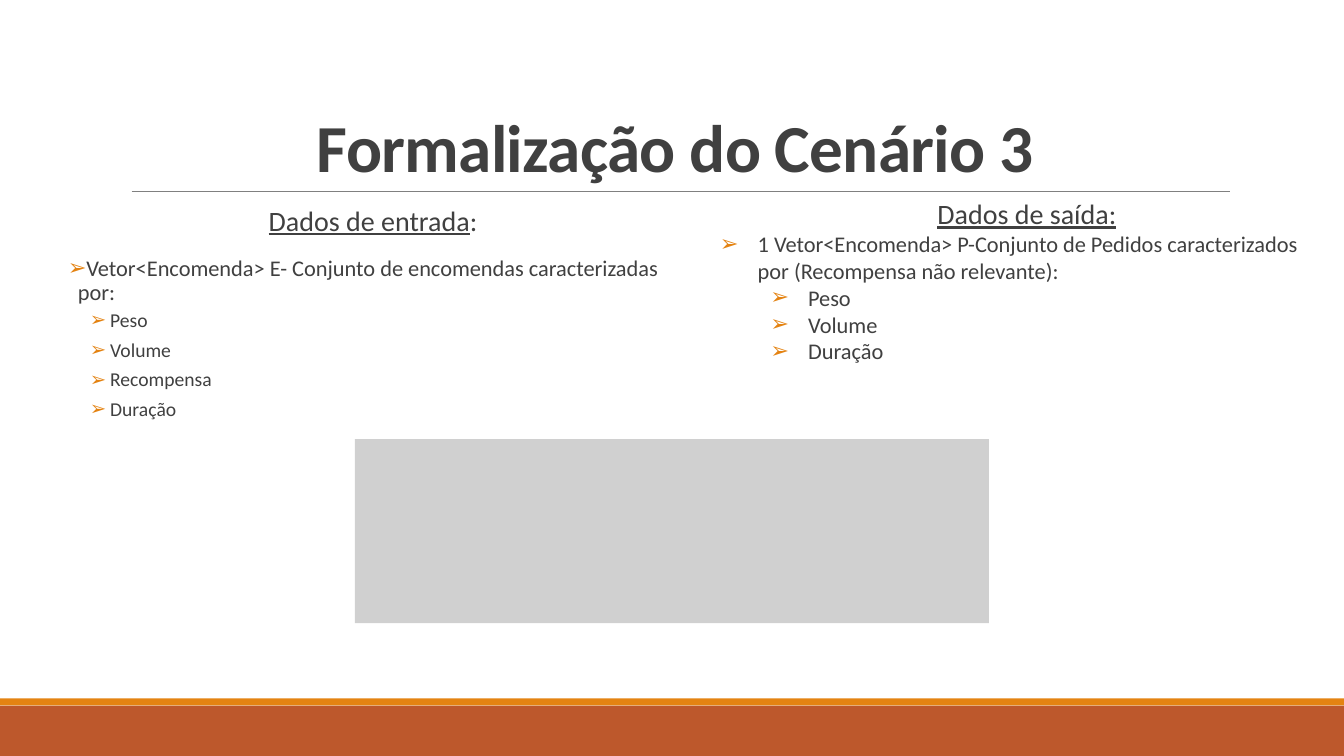
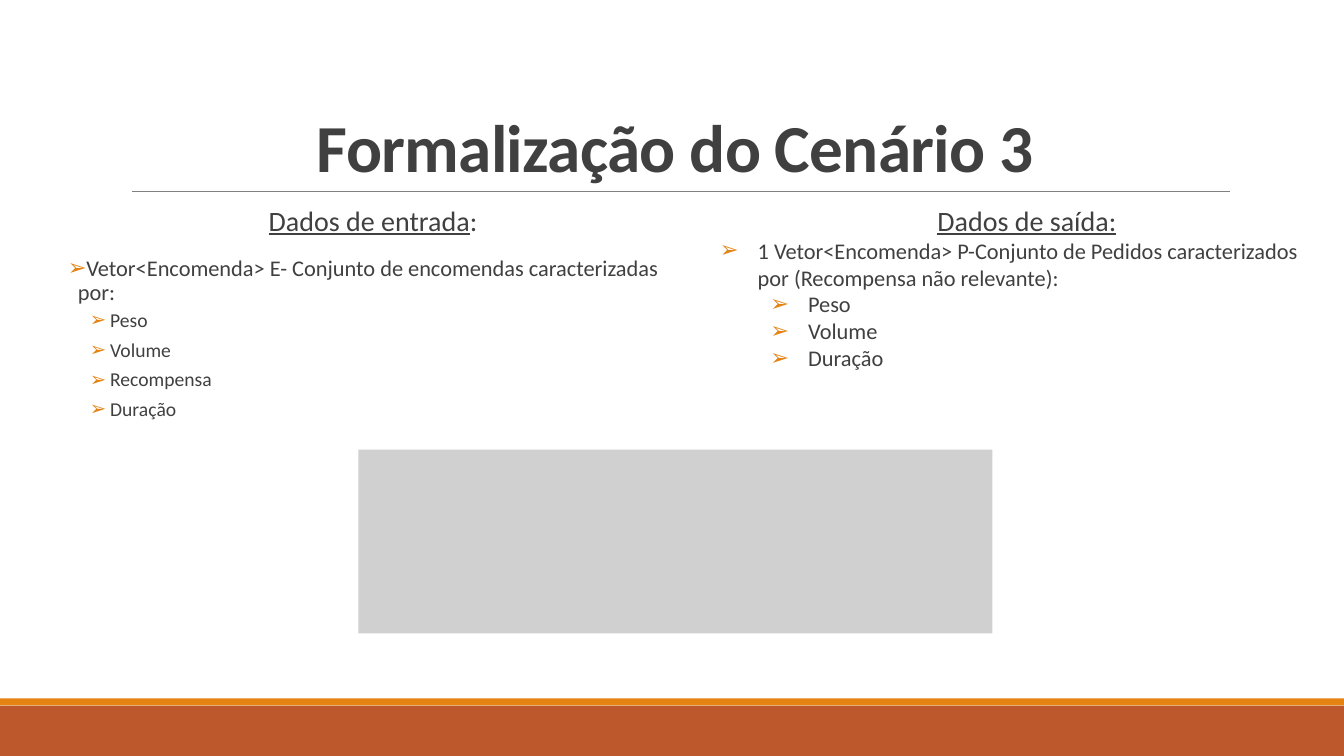
Before and after one commit to Miggs7/DA-Proj-22, a slide deck: slide 9 of Presentation/Logística Urbana para Entrega de Mercadorias.pptx. Drawn at 1344x756 pixels with LibreOffice and Linux fonts; fonts in the diff are those of the drawing; grey boxes stand for pictures. Boxes give left, top, right and bottom in pixels: in the first picture for what was removed or moved away, otherwise in the second. Text is boxed around its words. In the diff, an @@ line names an element or a change of style, - is before the commit and + after.

```diff
--- a/Presentation/Logística Urbana para Entrega de Mercadorias.pptx
+++ b/Presentation/Logística Urbana para Entrega de Mercadorias.pptx
@@ text "Dados de saída:": place and size @@
-text "Dados de saída:" at [758,204,1297,363]
+text "Dados de saída:" at [758,211,1297,370]
@@ picture: place and size @@
-picture at [355,440,989,624]
+picture at [359,450,993,634]
```
Also in this commit, not shown: 6 other slides changed, 1 slide removed, 1 other file.
